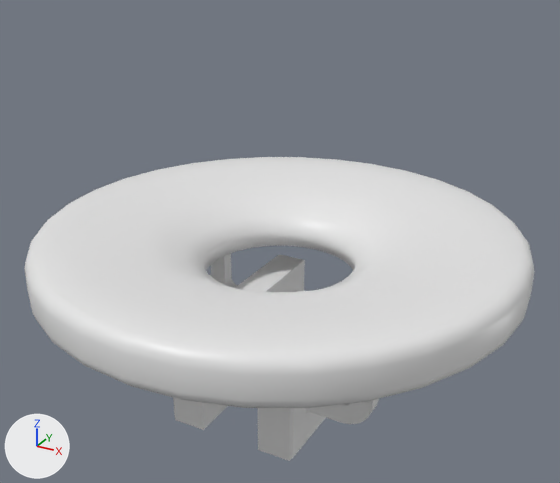
The FBX model PopcornPop/Assets/4.Modeling/3.1117/Lid.fbx as it was, and as the next commit left it.
Rendered twice from a 50 mm camera at (13.02, -23.59, 35.58) aimed at (0.13, -0.15, 23.86). Lighting does not change. The marker at lower left points along +X, +Y and +Z. Where no turn or scale is listed for an object, it has been applied to the vertices.

The first picture shows 'Compressor01', 'Compressor02', 'Lid'.
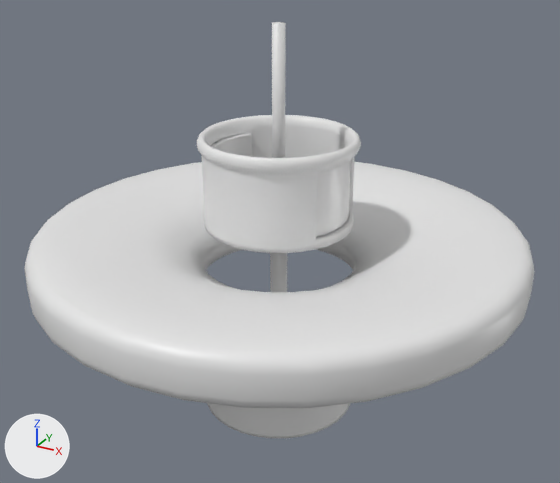
Changed parts and their boxes (x1, y1, x2, y2) in the pictures (560 x 483 px):
```json
{"object": "GemPress", "change": "added", "after": [197, 22, 361, 253]}
{"object": "GemPress_Botton", "change": "added", "after": [207, 253, 350, 438]}
{"object": "Compressor02", "change": "deleted", "before": [258, 399, 379, 461]}
{"object": "Compressor01", "change": "deleted", "before": [173, 253, 305, 430]}
{"object": "GemPress_Door01", "change": "added", "after": [316, 161, 351, 237]}
{"object": "GemPress_Door02", "change": "added", "after": [210, 133, 252, 157]}
```

Scene script edits in JSON lines:
```json
{"op": "add", "block": "me_gempress", "code": ["me_gempress = bpy.data.meshes.new('GemPress')", "me_gempress.from_pydata(...)  # 696 vertices, 598 faces; spans x -2.93..2.93, y -2.93..2.93, z -1.66..5.6", "me_gempress.materials.append(mat_01)  # white #e7e7e7"]}
{"op": "add", "block": "me_gempress_door01", "code": ["me_gempress_door01 = bpy.data.meshes.new('GemPress_Door01')", "me_gempress_door01.from_pydata(...)  # 72 vertices, 70 faces; spans x 1.96..2.58, y -1.5..1.51, z -1.31..1.13", "me_gempress_door01.materials.append(mat_01)  # white #e7e7e7"]}
{"op": "add", "block": "me_gempress_botton", "code": ["me_gempress_botton = bpy.data.meshes.new('GemPress_Botton')", "me_gempress_botton.from_pydata(...)  # 281 vertices, 271 faces; spans x -3.0..3.0, y -3.0..3.0, z -1.68..6.09", "me_gempress_botton.materials.append(mat_01)  # white #e7e7e7"]}
{"op": "add", "block": "me_gempress_door02", "code": ["me_gempress_door02 = bpy.data.meshes.new('GemPress_Door02')", "me_gempress_door02.from_pydata(...)  # 72 vertices, 70 faces; spans x -2.58..-1.96, y -1.51..1.5, z -1.31..1.13", "me_gempress_door02.materials.append(mat_01)  # white #e7e7e7"]}
{"op": "remove", "block": "ob_compressor02", "code": ["ob_compressor02 = bpy.data.objects.new('Compressor02', me_compressor02)", "ob_compressor02.location = (1.28, 0.25, 19.01)"]}
{"op": "remove", "block": "ob_compressor01", "code": ["ob_compressor01 = bpy.data.objects.new('Compressor01', me_compressor01)", "ob_compressor01.location = (-1.14, 0.25, 19.01)"]}
{"op": "add", "block": "ob_gempress", "code": ["ob_gempress = bpy.data.objects.new('GemPress', me_gempress)", "ob_gempress.location = (0.0, 0.0, 26.22)"]}
{"op": "add", "block": "ob_gempress_door01", "code": ["ob_gempress_door01 = bpy.data.objects.new('GemPress_Door01', me_gempress_door01)", "ob_gempress_door01.location = (0.0, 0.0, 26.22)"]}
{"op": "add", "block": "ob_gempress_botton", "code": ["ob_gempress_botton = bpy.data.objects.new('GemPress_Botton', me_gempress_botton)", "ob_gempress_botton.location = (0.0, 0.0, 18.64)"]}
{"op": "add", "block": "ob_gempress_door02", "code": ["ob_gempress_door02 = bpy.data.objects.new('GemPress_Door02', me_gempress_door02)", "ob_gempress_door02.location = (0.0, 0.0, 26.22)"]}
```
